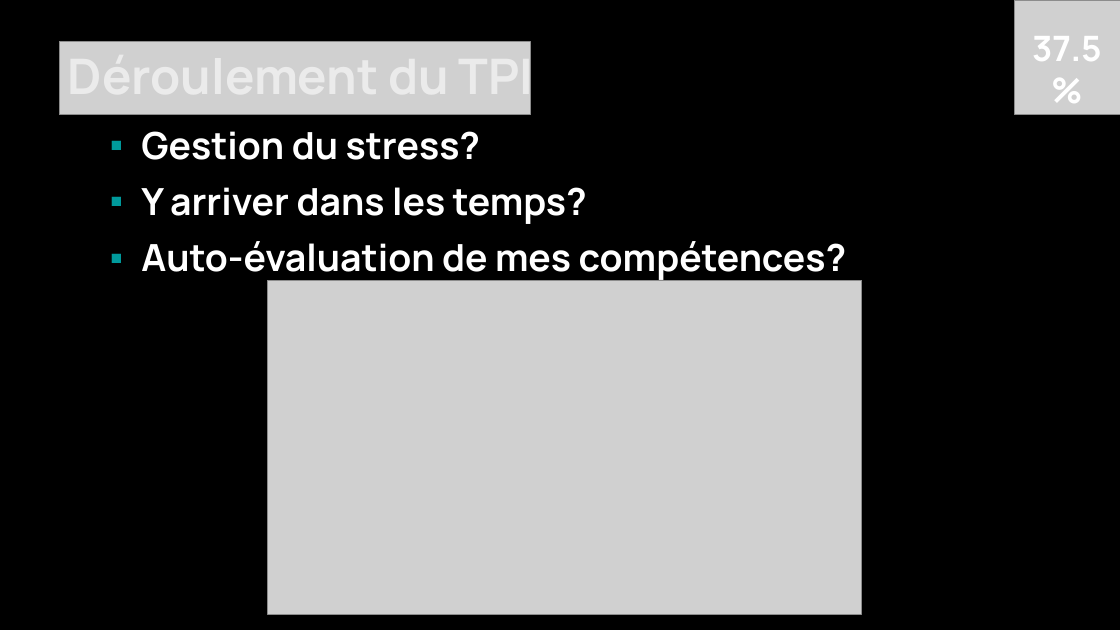
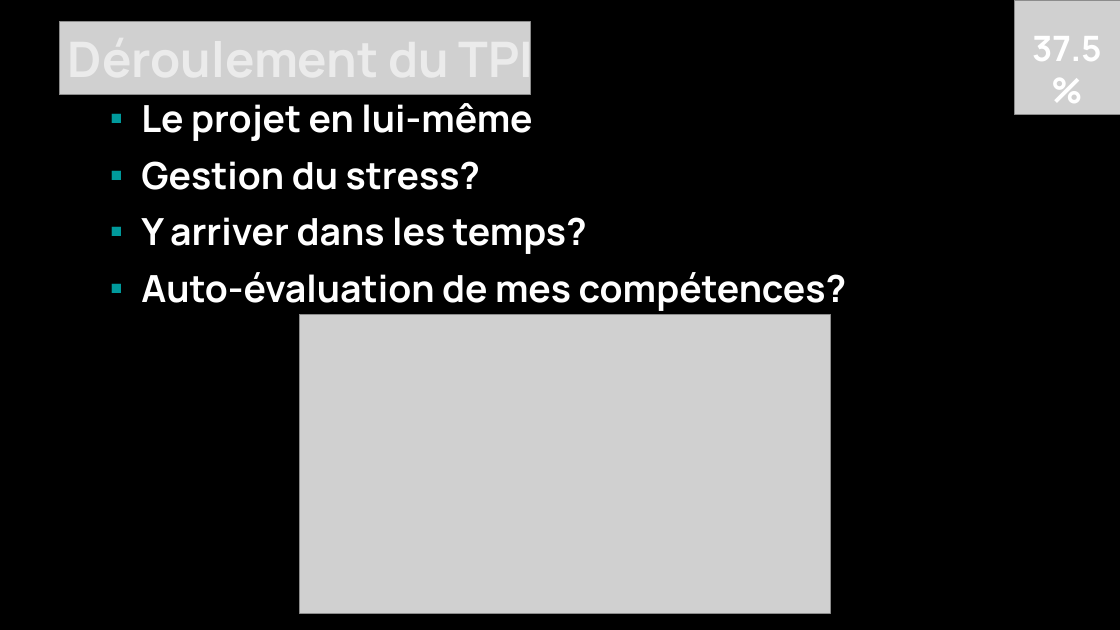
Before and after one commit to Daxank/TPI, a slide deck: slide 3 of TPI_Multiplix_presentation.pptx. Drawn at 1120x630 pixels with LibreOffice and Linux fonts; fonts in the diff are those of the drawing; grey boxes stand for pictures; background and template pictures are left out. Boxes give left, top, right and bottom in pixels: in the first picture for what was removed or moved away, otherwise in the second. Text is boxed around its words. In the diff, an @@ line names an element or a change of style, - is before the commit and + after.

```diff
--- a/TPI_Multiplix_presentation.pptx
+++ b/TPI_Multiplix_presentation.pptx
@@ picture: place and size @@
-picture at (60,42,531,115)
+picture at (60,22,531,95)
@@ title "Déroulement du TPI" rewrapped from (292,132,338,160) to (459,32,534,91) @@
@@ text "Le projet en lui-même": place and size @@
-text "Le projet en lui-même" at (141,131,847,282)
+text "Le projet en lui-même" at (141,103,847,311)
@@ text at (141,103,532,141): paragraph added @@
+▪ Le projet en lui-même
@@ picture: place and size @@
-picture at (268,280,862,614)
+picture at (299,314,831,613)
```
Also in this commit, not shown: 1 other slide changed.
